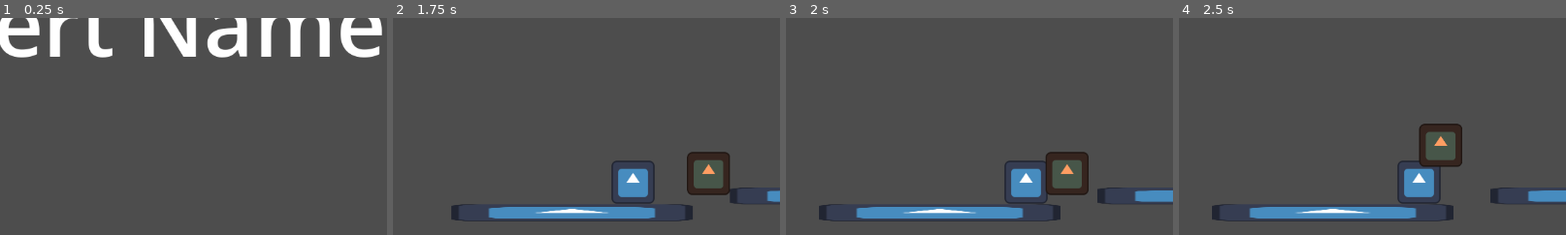
Above: before the commit, frames 1-4 (left to right).
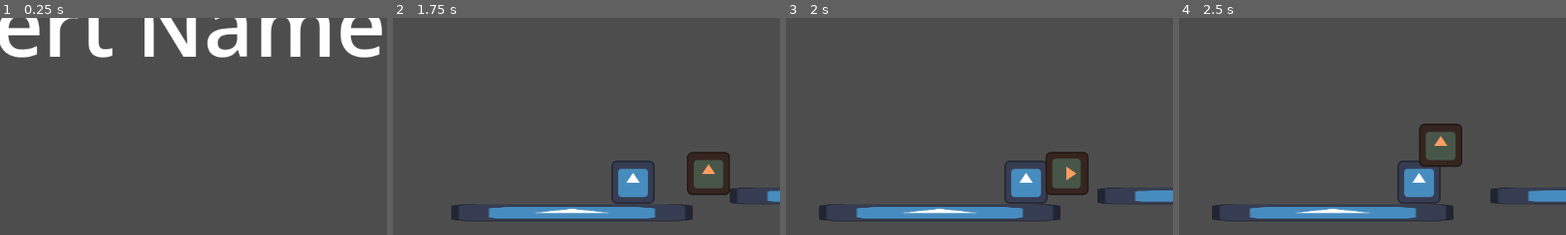
Above: after the commit, the same moments.

Repository: IncrediblyCreativeUsername/Team-Indecisive-Cutthroat-2026
Game: Godot game, scene res://UI/MainMenu.tscn
Two runs of this game, one before a commit and one after it. Both use one fixed random seed, a clock stepped at 60 frames per second and the inputs below. The engine's default icon, where the game draws it, is replaced by a stand-in: a white triangle on a blue panel in a dark square.
Inputs (mouse positions are % of the whole screen's width and height, from its top left):
- Up to frame 1 (0.25 s): no input
- Up to frame 2 (1.75 s): click "Play" at 0.5 s; move the mouse to (72, 45) at 1.27 s; hold D (MOVE_RIGHT) from 1.28 s (still down); click (72, 45) at 1.35 s; tap W (JUMP) at 1.52 s
- Up to frame 3 (2 s): keep holding D (MOVE_RIGHT)
- Up to frame 4 (2.5 s): keep holding D (MOVE_RIGHT); move the mouse to (30, 55) at 2.02 s; click (30, 55) at 2.1 s; tap W (JUMP) at 2.27 s
The pictures show only the part of the screen within x 19-69%, y 12-62%; the shares and areas given below are measured in that part.

Frames 1-2 are identical in both runs. In frame 3, 0.2% of the frame differs, in the area x 68-77%, y 64-79%; in frame 4, nothing differs.

Commit message:
Ant sprite rotates when climbing

Diff:
--- a/Enemy/enemy.gd
+++ b/Enemy/enemy.gd
@@ -4,6 +4,8 @@
 @export var speed : int = 400
 
 @onready var player = get_parent().find_child("Player")
+
+@onready var sprite = $Sprite2D
 
 func _physics_process(_delta: float) -> void:
 	#X movement
@@ -26,3 +28,16 @@
 
 	#move according to velocity and delta
 	move_and_slide()
+
+	#animate sprite
+	animate()
+
+func animate():
+	#rotate sprite for wall climb
+	if is_on_wall():
+		if player.global_position.x <= self.global_position.x:
+			sprite.rotation = PI / 2
+		if player.global_position.x >= self.global_position.x:
+			sprite.rotation = -PI / 2
+	else:
+		sprite.rotation = 0
